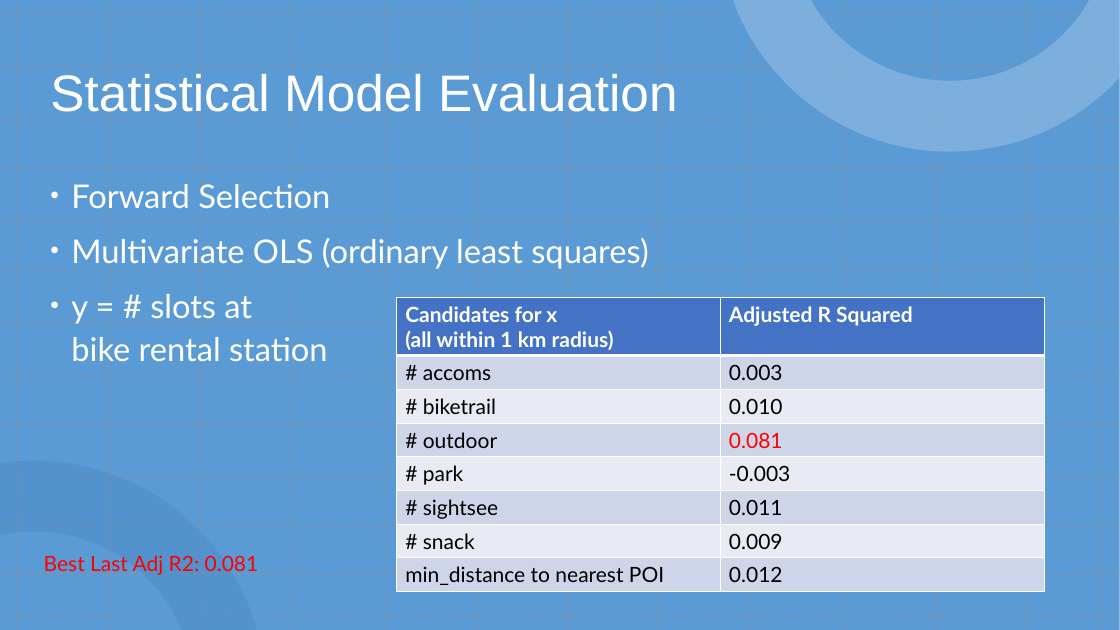
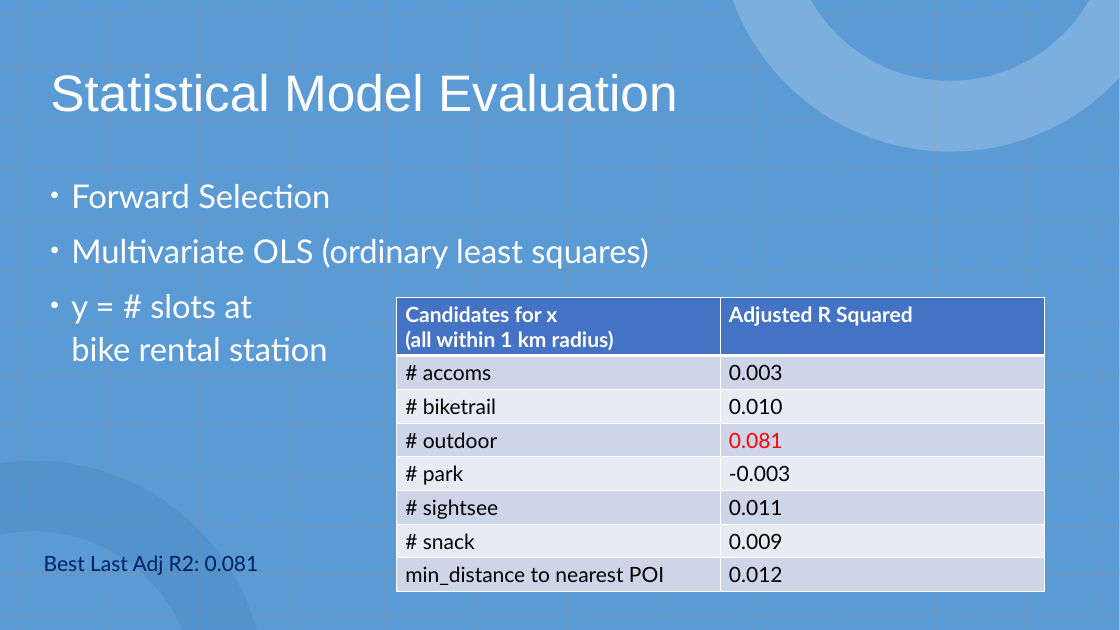
Before and after one commit to jtwleung/Project-Statistical-Modelling-with-Python, a slide deck: slide 9 of Statistical Modeling with Python.pptx (slide 8 before the commit). Drawn at 1120x630 pixels with LibreOffice and Linux fonts; fonts in the diff are those of the drawing. Boxes give left, top, right and bottom in pixels: in the first picture for what was removed or moved away, otherwise in the second. Text is boxed around its words. In the diff, an @@ line names an element or a change of style, - is before the commit and + after.

```diff
--- a/Statistical Modeling with Python.pptx
+++ b/Statistical Modeling with Python.pptx
@@ text "Best Last Adj R2: 0.081" at [44,555,259,575]: text colour #FF0000 to #002060 @@
```
Also in this commit, not shown: 7 other slides changed, 2 slides added, 1 other file.
